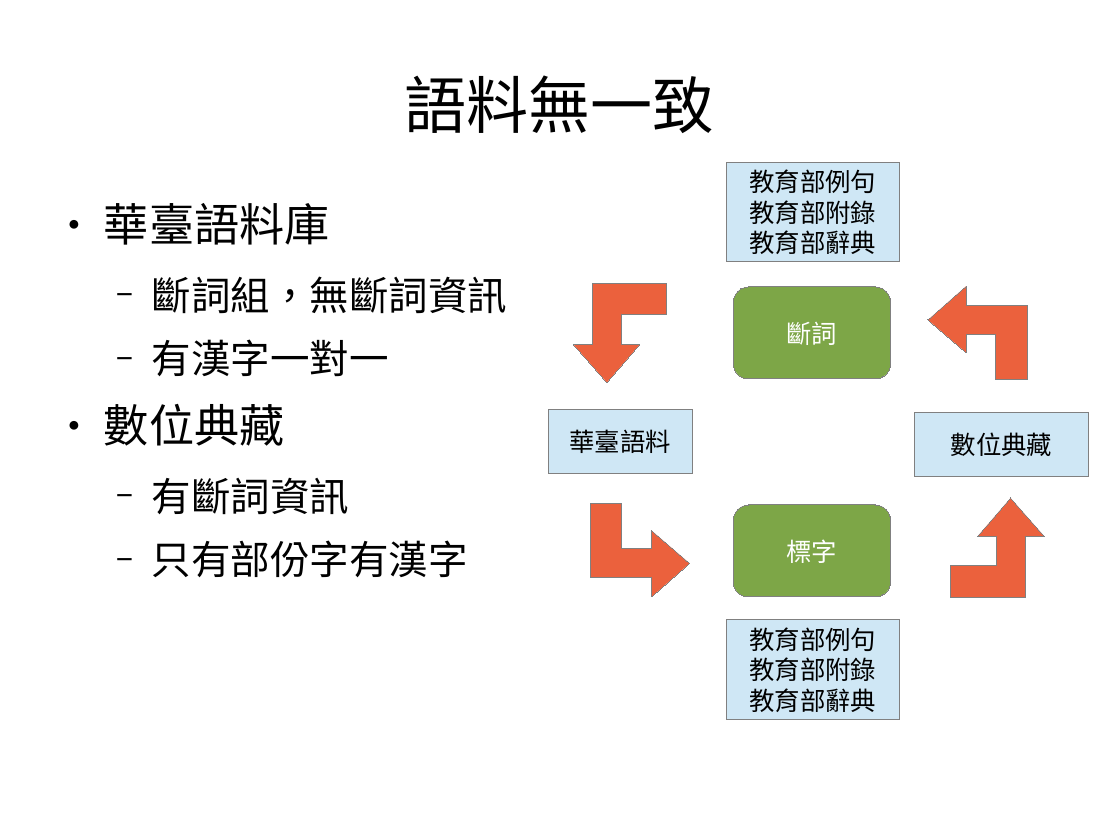
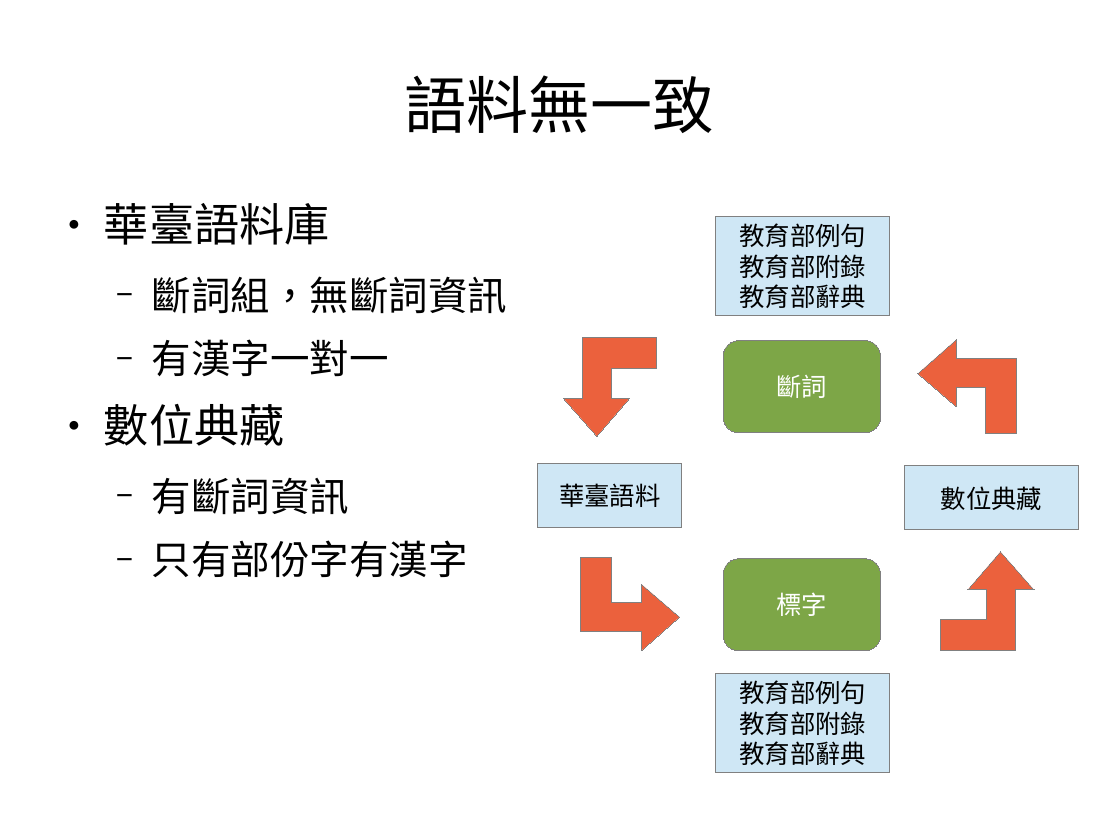
Before and after one commit to sih4sing5hong5/po3-ko3_tau5-iann2-phinn3, a slide deck: slide 14 of 翻譯報告.odp. Drawn at 1120x840 pixels with LibreOffice and Linux fonts; fonts in the diff are those of the drawing. Boxes give left, top, right and bottom in pixels: in the first picture for what was removed or moved away, otherwise in the second. Text is boxed around its words. In the diff, an @@ line names an element or a change of style, - is before the commit and + after.

```diff
--- a/翻譯報告.odp
+++ b/翻譯報告.odp
@@ freeform shape: place and size @@
-freeform shape at box(574, 284, 668, 383)
+freeform shape at box(564, 336, 658, 436)
@@ freeform shape: place and size @@
-freeform shape at box(928, 287, 1028, 380)
+freeform shape at box(919, 339, 1018, 433)
@@ 4 rectangles, 2 rounded rectangles, 2 freeform shapes: place and size @@
-4 rectangles, 2 rounded rectangles, 2 freeform shapes at box(548, 163, 1088, 720)
+4 rectangles, 2 rounded rectangles, 2 freeform shapes at box(539, 216, 1078, 773)
```
Also in this commit, not shown: 7 other slides changed, 5 slides added.
